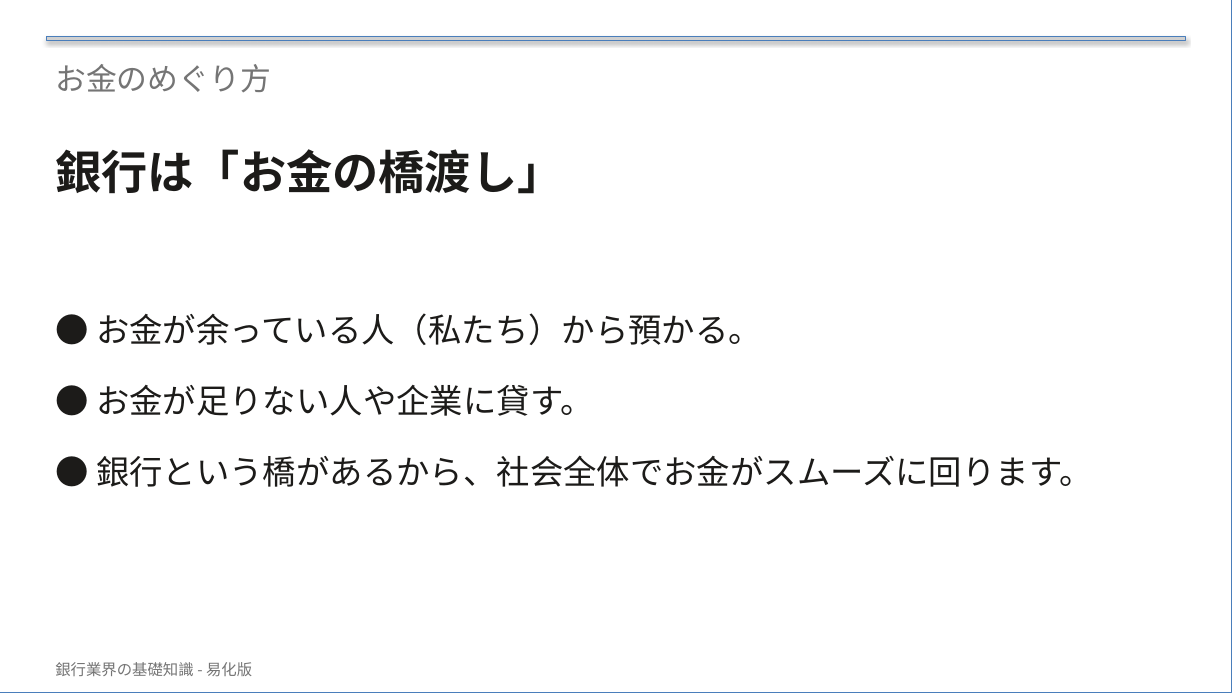
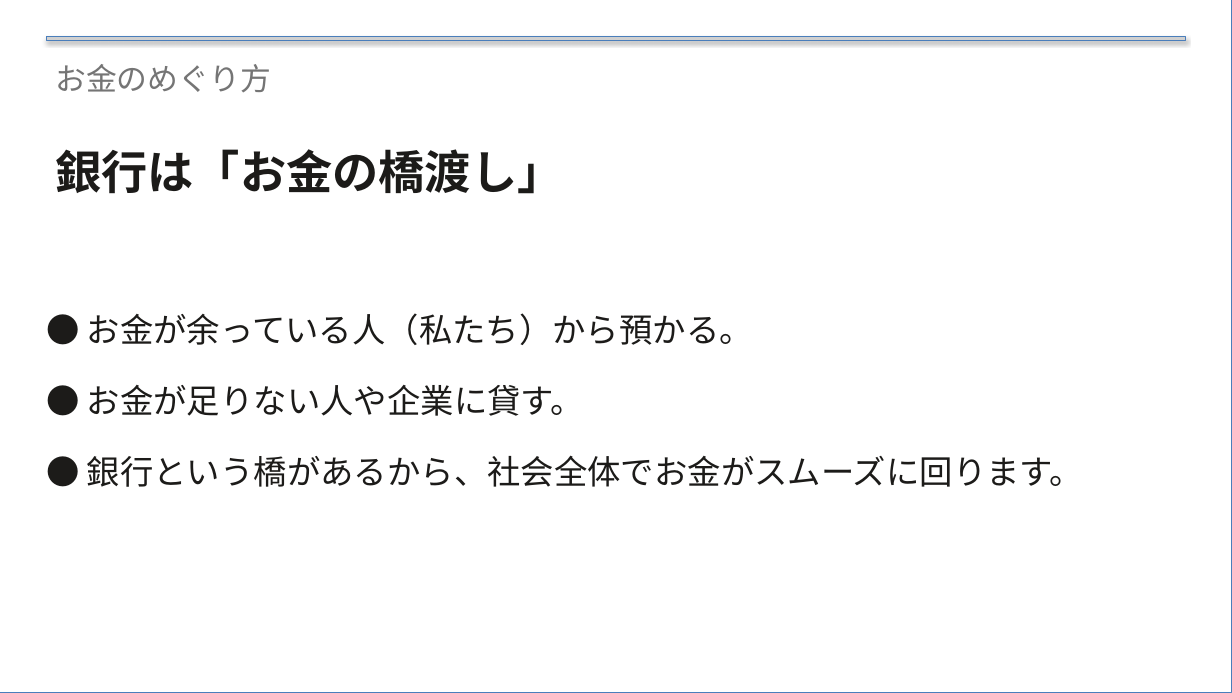
Before and after one commit to xilicrysta/bank-pptx, a slide deck: slide 9 of bank-normal/bank_normal_presentation.pptx. Drawn at 1232x693 pixels with LibreOffice and Linux fonts; fonts in the diff are those of the drawing. Boxes give left, top, right and bottom in pixels: in the first picture for what was removed or moved away, otherwise in the second. Text is boxed around its words. In the diff, an @@ line names an element or a change of style, - is before the commit and + after.

Commit message:
Fix UI sizing and layout, simplify problems text, remove footer and question slide (n)

```diff
--- a/bank-normal/bank_normal_presentation.pptx
+++ b/bank-normal/bank_normal_presentation.pptx
@@ text "● お金が余っている人（私たち）から預かる。": place and size @@
-text "● お金が余っている人（私たち）から預かる。" at (96, 313, 1092, 487)
+text "● お金が余っている人（私たち）から預かる。" at (87, 313, 1083, 487)
@@ text removed at (55, 662, 252, 676) @@
-銀行業界の基礎知識 - 易化版
```
Also in this commit, not shown: 20 other slides changed, 1 slide removed, 1 other file.
